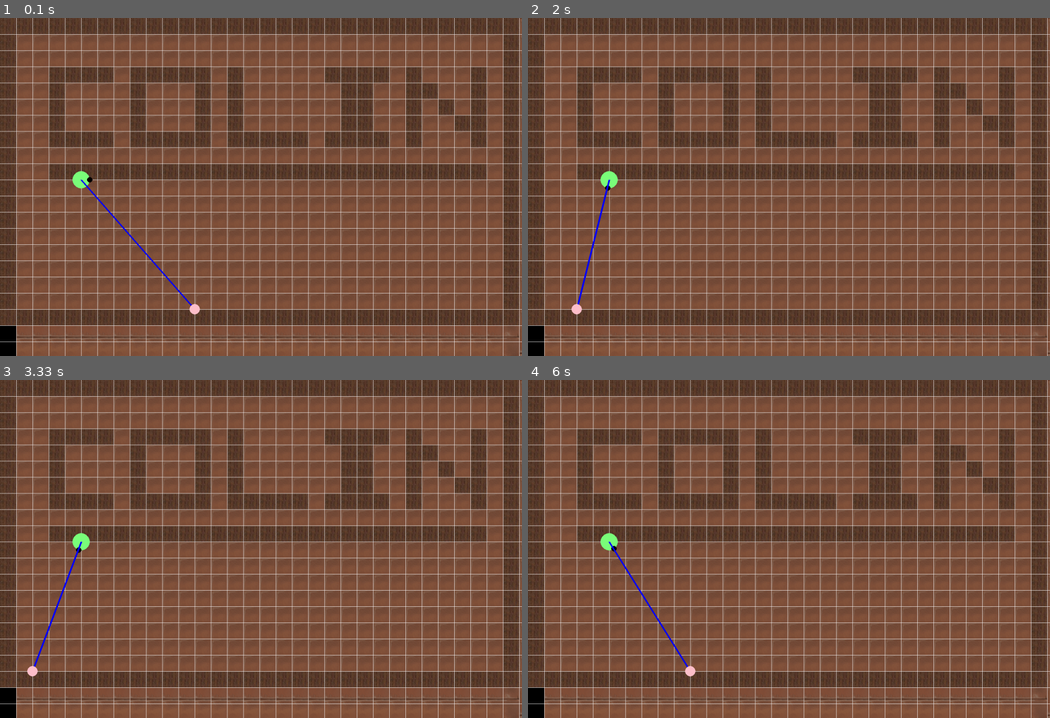
Above: before the commit, frames 1-4 (two rows, left to right).
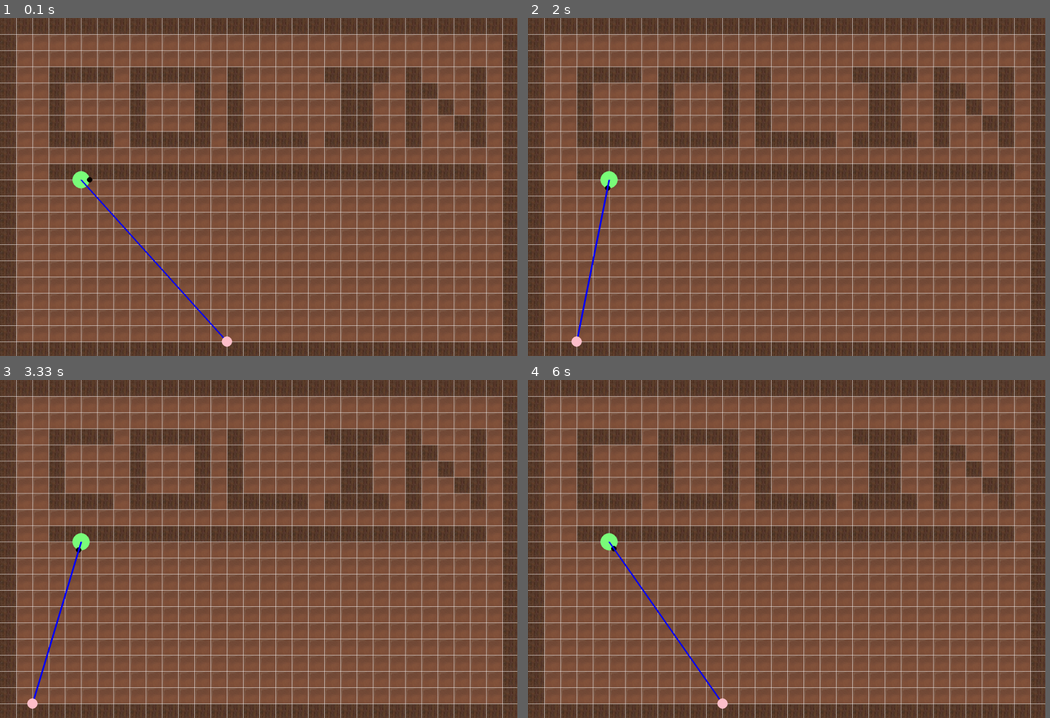
Above: after the commit, the same moments.

Repository: Best-code/Raycast
Game: pygame game, started from game.py
Two runs of this game, one before a commit and one after it. Both use one fixed random seed, a clock stepped at 60 frames per second and the inputs below.
Inputs:
- Up to frame 1 (0.1 s): no input
- Up to frame 2 (2 s): tap 1 at 0.33 s; hold Right 0.67-1.13 s; hold Right 1.17-1.63 s; hold Left from 1.67 s (still down)
- Up to frame 3 (3.33 s): release Left at 2.2 s; hold Left 2.23-2.63 s; hold Right 2.67-3.3 s
- Up to frame 4 (6 s): hold Left 3.33-3.8 s; hold Right 3.83-4.3 s; hold Right 4.33-4.8 s; hold Left 4.83-5.37 s; hold Left 5.4-5.8 s; hold Right from 5.83 s (still down)
In our replay, the window is 900x584 before the commit and 892x584 after it. These sizes can differ from the game's own. Grey fills any space a smaller window leaves; there, only what the larger window draws over its background counts as a difference.

The runs differ from the first frame. In frame 1, 14% of the frame differs, in the area x 0-100%, y 0-100%; in frame 2, 14%; in frame 3, 14%; in frame 4, 14%.

Commit message:
Tile inventory style system | ADD GUI

Diff:
--- a/PygameEngine.py
+++ b/PygameEngine.py
@@ -9,8 +9,8 @@
   fpsClock = pygame.time.Clock()
   deltaTime = fpsClock.tick(FPS)
 
-  WIDTH, HEIGHT = 1512, 982
-  screen = pygame.display.set_mode((WIDTH, HEIGHT))
+  WIDTH, HEIGHT = 1500, 982
+  screen = pygame.display.set_mode((WIDTH, HEIGHT),FULLSCREEN)
 
   def __init__(self):
     self.load()
--- a/RaycastGame.py
+++ b/RaycastGame.py
@@ -15,7 +15,6 @@
         self.MAP = Map()
 
         self.CELLSIZE = self.MAP.CELLSIZE
-        self.planet = Circle((0,0,0), self.MAP)
 
         # Circle controllable with WASD
         self.wasd = Circle((123, 255, 123), self.MAP)
@@ -27,18 +26,9 @@
             self.MAP.drawMap()
             self.MAP.drawGrid()
 
-            # Draw mouse character
-            #pygame.draw.circle(self.screen, (0, 0, 0),
-                               #(self.plane), Circle.radius)
-            # Draw planet
-           # self.planet.draw(self.screen)
-            # Draw wasd character
             self.wasd.draw(self.screen)
-            # Connect mouse and wasd characters with a line
-            #pygame.draw.line(self.screen, (255, 255, 255), self.planet.pos, (self.wasd.keyX, self.wasd.keyY), 5)
 
     def update(self):
-      self.planet.update()
       self.wasd.update()
 
     def run(self):
@@ -51,15 +41,17 @@
                 if event.type == QUIT:
                     pygame.quit()
                     sys.exit()
+                # Allows the map to change once per Key down
                 if event.type == pygame.KEYDOWN:
                     self.MAP.update()
-                    print((pygame.mouse.get_pos()[0]//self.CELLSIZE),(pygame.mouse.get_pos()[1]//self.CELLSIZE))
 
 
             # Update.
             self.update()
             # Draw
             self.draw()
+
+            # Drawing the Raycast collisino ray
             self.raycast.update()
 
 
--- a/map copy.txt
+++ /dev/null
@@ -1,19 +0,0 @@
-1 1 1 1 1 1 1 1 1 1 1 1 1 1 1 1 1 1 1 1 1 1 1 1 1 1 1 1 1 1 1 1
-1 0 0 0 0 0 0 0 0 0 0 0 0 0 0 0 0 0 0 0 0 0 0 0 0 0 0 0 0 0 0 1
-1 0 0 0 0 0 0 0 0 0 0 0 0 0 0 0 0 0 0 0 0 0 0 0 0 0 0 0 0 0 0 1
-1 0 0 0 0 0 0 0 0 0 0 0 0 0 0 0 0 0 0 0 0 0 0 0 0 0 0 0 0 0 0 1
-1 0 0 0 0 0 0 0 0 0 0 0 0 0 0 0 0 0 0 0 0 0 0 0 0 0 0 0 0 0 0 1
-1 0 0 0 0 0 0 0 0 0 0 0 0 0 0 0 0 0 0 0 0 0 0 0 0 0 0 0 0 0 0 1
-1 0 0 0 0 0 0 0 0 0 0 0 0 0 0 0 0 0 0 0 0 0 0 0 0 0 0 0 0 0 0 1
-1 0 0 0 0 0 0 0 0 0 0 0 0 0 0 0 0 0 0 0 0 0 0 0 0 0 0 0 0 0 0 1
-1 0 0 0 0 0 0 0 0 0 0 0 0 0 0 0 0 0 0 0 0 0 0 0 0 0 0 0 0 0 0 1
-1 0 0 0 0 0 0 0 0 0 0 0 0 0 0 0 0 0 0 0 0 0 0 0 0 0 0 0 0 0 0 1
-1 0 0 0 0 0 0 0 0 0 0 0 0 0 0 0 0 0 0 0 0 0 0 0 0 0 0 0 0 0 0 1
-1 0 0 0 0 0 0 0 0 0 0 0 0 0 0 0 0 0 0 0 0 0 0 0 0 0 0 0 0 0 0 1
-1 0 0 0 0 0 0 0 0 0 0 0 0 0 0 0 0 0 0 0 0 0 0 0 0 0 0 0 0 0 0 1
-1 0 0 0 0 0 0 0 0 0 0 0 0 0 0 0 0 0 0 0 0 0 0 0 0 0 0 0 0 0 0 1
-1 0 0 0 0 0 0 0 0 0 0 0 0 0 0 0 0 0 0 0 0 0 0 0 0 0 0 0 0 0 0 1
-1 0 0 0 0 0 0 0 0 0 0 0 0 0 0 0 0 0 0 0 0 0 0 0 0 0 0 0 0 0 0 1
-1 0 0 0 0 0 0 0 0 0 0 0 0 0 0 0 0 0 0 0 0 0 0 0 0 0 0 0 0 0 0 1
-1 0 0 0 0 0 0 0 0 0 0 0 0 0 0 0 0 0 0 0 0 0 0 0 0 0 0 0 0 0 0 1
-1 1 1 1 1 1 1 1 1 1 1 1 1 1 1 1 1 1 1 1 1 1 1 1 1 1 1 1 1 1 1 1
--- a/map.py
+++ b/map.py
@@ -32,19 +32,32 @@
         ["1","1","1","1","1","1","1","1","1","1","1","1","1","1","1","1","1","1", "1", "1", "1", "1", "1", "1", "1", "1", "1", "1", "1", "1", "1", "1"]
     ]
         """
-        self.gameMap=[[""]*33]*19
+
+        self.gameMap=[[""]*(self.COLS+1)]*(self.ROWS+1)
         self.loadMap()
         self.wallMap = {}
         self.getMap()
 
         wall = pygame.image.load(os.path.join("Resources","walls.jpg")).convert()
         floor = pygame.image.load(os.path.join("Resources","floor.png")).convert()
+
         self.tiles = [wall, floor]
+        self.tileIndicator = {wall:"1", floor:"_"}
+
+        self.currentTileIndex = 0
+        self.currentTile = self.tileIndicator[self.tiles[self.currentTileIndex]]
 
     def loadMap(self):
         with open("map.txt") as file:
             for indexY, line in enumerate(file):
                 self.gameMap[indexY] = line.split(' ')
+
+    def changeTile(self):
+        if pygame.key.get_pressed()[K_1]:
+            print(self.currentTileIndex, self.currentTile)
+            self.currentTileIndex+=1
+            self.currentTileIndex%=len(self.tiles)
+            self.currentTile = self.tileIndicator[self.tiles[self.currentTileIndex]]
 
     def editMap(self):
         if not pygame.key.get_pressed()[K_c]:
@@ -53,12 +66,14 @@
 
         mouseX = int(mouseX // self.CELLSIZE)
         mouseY = int(mouseY // self.CELLSIZE)
-
+        """
         mapType = self.gameMap[mouseY][mouseX]
         if mapType == "1":
             self.gameMap[mouseY][mouseX] = "_"
         elif mapType == "_":
             self.gameMap[mouseY][mouseX] = "1"
+        """
+        self.gameMap[mouseY][mouseX] = self.currentTile
         self.wallMap.clear()
         self.getMap()
 
@@ -69,6 +84,7 @@
 
     def update(self):
         self.editMap()
+        self.changeTile()
 
     def blit(self, index, x, y):
         cellsize = self.CELLSIZE
--- a/map.txt
+++ b/map.txt
@@ -16,4 +16,6 @@
 1 _ _ _ _ _ _ _ _ _ _ _ _ _ _ _ _ _ _ _ _ _ _ _ _ _ _ _ _ _ _ 1
 1 _ _ _ _ _ _ _ _ _ _ _ _ _ _ _ _ _ _ _ _ _ _ _ _ _ _ _ _ _ _ 1
 1 _ _ _ _ _ _ _ _ _ _ _ _ _ _ _ _ _ _ _ _ _ _ _ _ _ _ _ _ _ _ 1
+1 _ _ _ _ _ _ _ _ _ _ _ _ _ _ _ _ _ _ _ _ _ _ _ _ _ _ _ _ _ _ 1
+1 _ _ _ _ _ _ _ _ _ _ _ _ _ _ _ _ _ _ _ _ _ _ _ _ _ _ _ _ _ _ 1
 1 1 1 1 1 1 1 1 1 1 1 1 1 1 1 1 1 1 1 1 1 1 1 1 1 1 1 1 1 1 1 1
